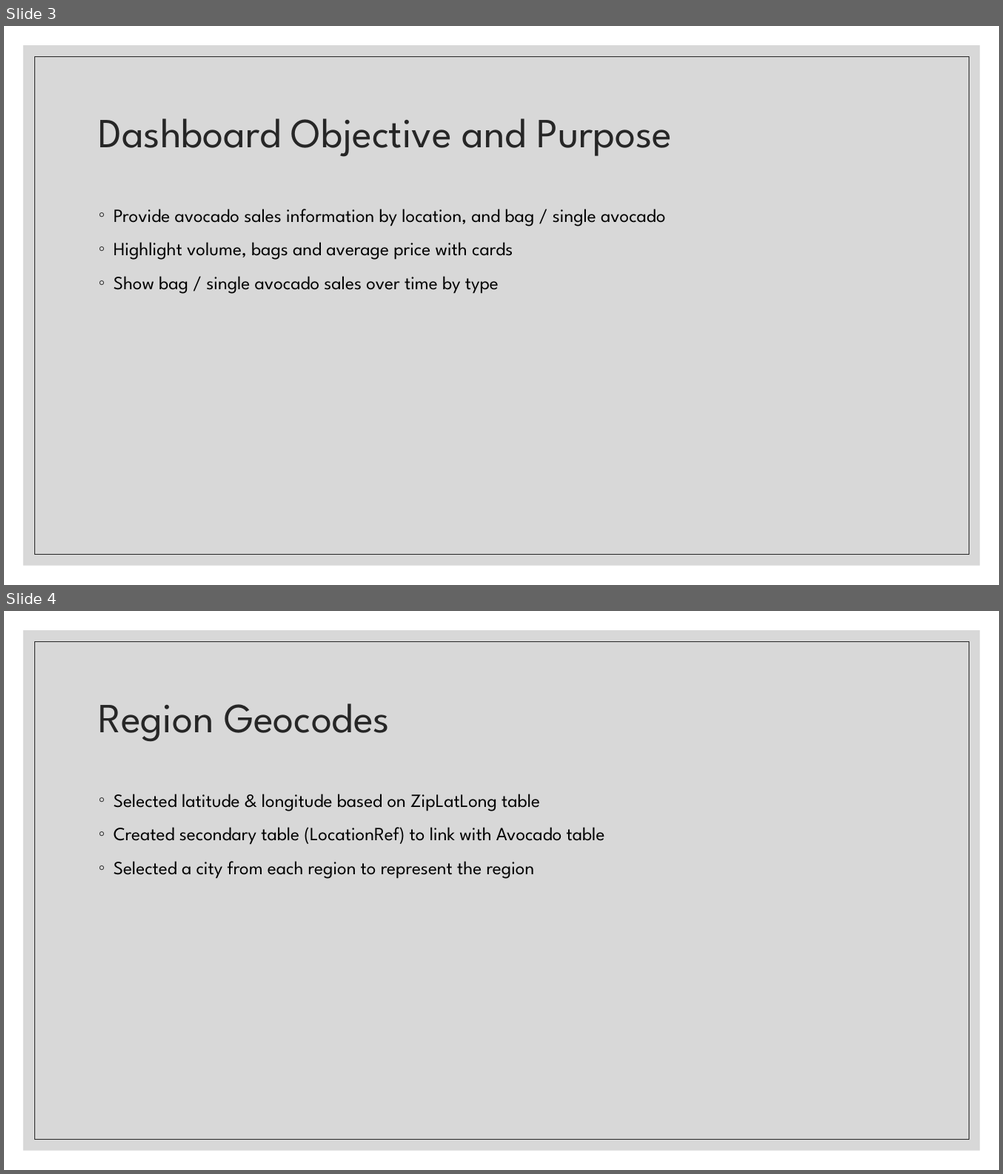
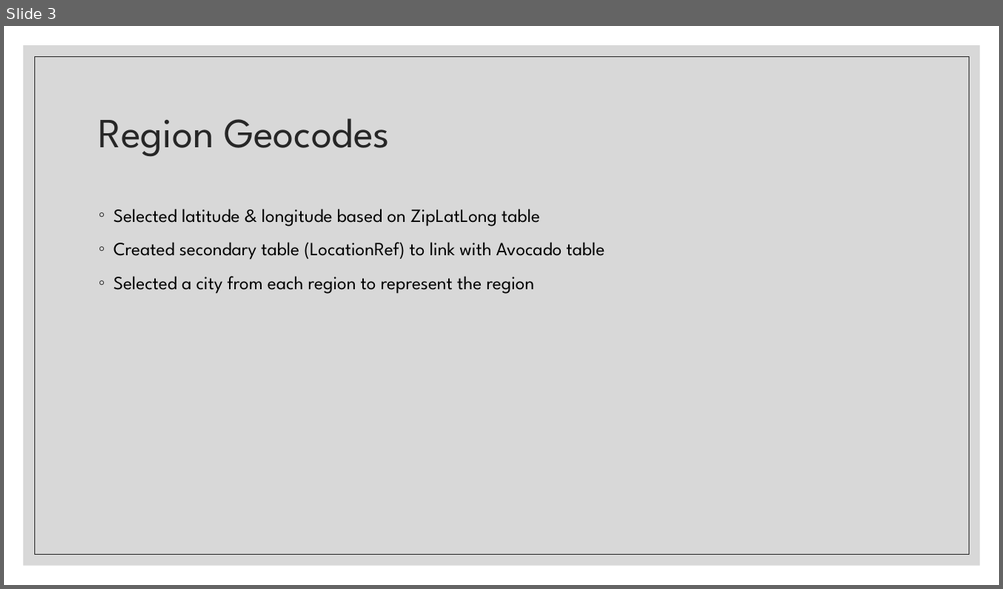
Before and after one commit to lj85ensign/LDSBC_BA280_DA_lj, a slide deck: ppt_files/LDSBC_BA280_W6_Haas_Avocado_Dashboard_lj.pptx. Shown one above the other, each under a label of ours: slides 3 and 4 before the commit, slide 3 after it. The pictures are 1003x1174 and 1003x589 pixels, drawn with LibreOffice and Linux fonts; fonts in the diff are those of the drawing. Boxes give left, top, right and bottom in pixels: in the first picture for what was removed or moved away, otherwise in the second. Text is boxed around its words. In the diff, an @@ line names an element or a change of style, - is before the commit and + after.

```diff
--- a/ppt_files/LDSBC_BA280_W6_Haas_Avocado_Dashboard_lj.pptx
+++ b/ppt_files/LDSBC_BA280_W6_Haas_Avocado_Dashboard_lj.pptx
@@ slide 3 removed at box(4, 26, 999, 585), background #FFFFFF; not listed: 2 template elements that a slide beside it also shows @@
@@ title removed at box(99, 118, 671, 157) @@
-Dashboard Objective and Purpose
@@ text removed at box(114, 209, 665, 294) @@
-◦ Provide avocado sales information by location, and bag / single avocado
-◦ Highlight volume, bags and average price with cards
-◦ Show bag / single avocado sales over time by type
@@ what was slide 4 is now slide 3 @@
```
Also in this commit, not shown: 2 slides changed, 5 other files.
